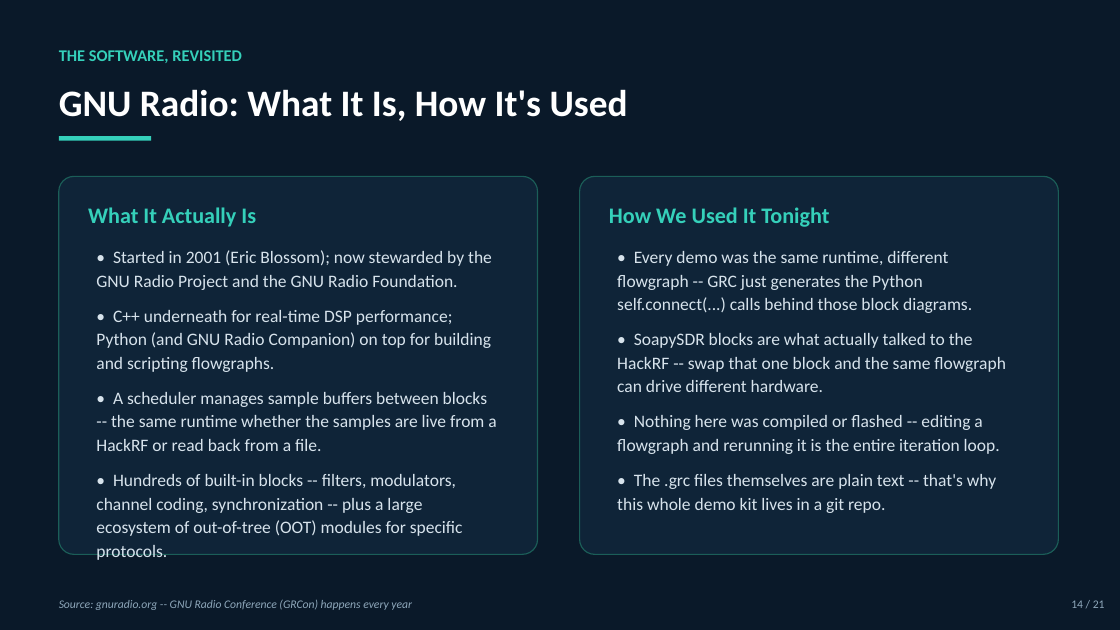
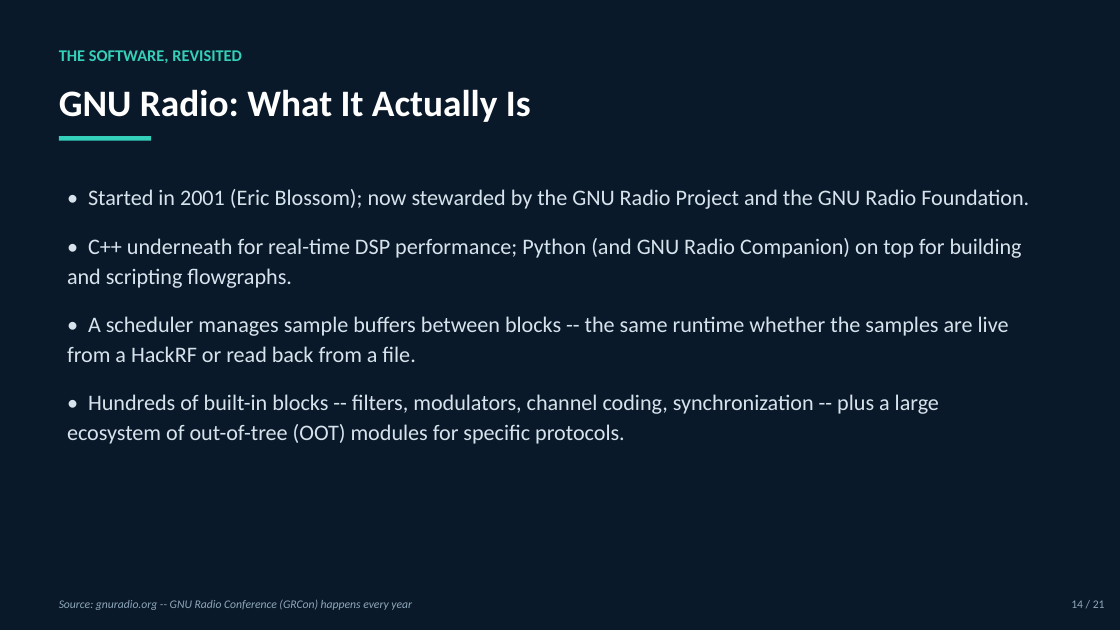
Before and after one commit to W5TSU/SDR-Demo, a slide deck: slide 15 of slides/SDR_Demo.pptx. Drawn at 1120x630 pixels with LibreOffice and Linux fonts; fonts in the diff are those of the drawing. Boxes give left, top, right and bottom in pixels: in the first picture for what was removed or moved away, otherwise in the second. Text is boxed around its words. In the diff, an @@ line names an element or a change of style, - is before the commit and + after.

```diff
--- a/slides/SDR_Demo.pptx
+++ b/slides/SDR_Demo.pptx
@@ text at (x1=59, y1=89, x2=531, y2=122): text changed @@
-GNU Radio: What It Is, How It's Used
+GNU Radio: What It Actually Is
@@ text "• Started in 2001 (Eric ..." moved from (x1=96, y1=250, x2=496, y2=536) to (x1=67, y1=189, x2=1029, y2=444) @@
@@ text "• Started in 2001 (Eric ..." at (x1=67, y1=189, x2=1029, y2=444): size 15 to 19 pt; more space between paragraphs @@
@@ rounded rectangle removed at (x1=59, y1=176, x2=538, y2=555) @@
@@ rounded rectangle removed at (x1=580, y1=176, x2=1059, y2=555) @@
@@ text removed at (x1=88, y1=207, x2=256, y2=227) @@
-What It Actually Is
@@ text removed at (x1=609, y1=207, x2=829, y2=227) @@
-How We Used It Tonight
@@ text removed at (x1=617, y1=251, x2=1005, y2=513) @@
-• Every demo was the same runtime, different flowgraph -- GRC just generates the Python self.connect(...) calls behind those block diagrams.
-• SoapySDR blocks are what actually talked to the HackRF -- swap that one block and the same flowgraph can drive different hardware.
-• Nothing here was compiled or flashed -- editing a flowgraph and rerunning it is the entire iteration loop.
-• The .grc files themselves are plain text -- that's why this whole demo kit lives in a git repo.
```
Also in this commit, not shown: 2 other files.
